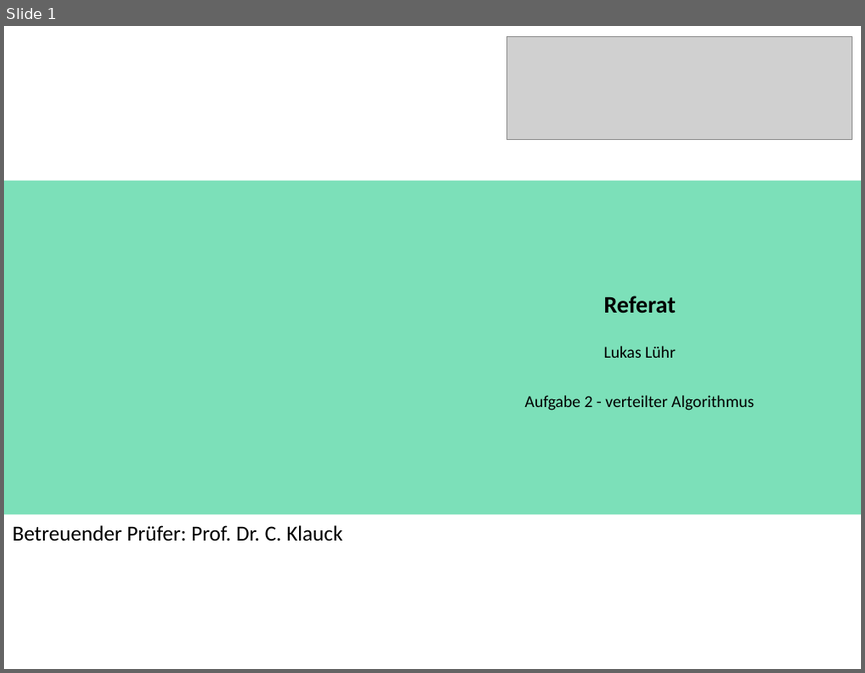
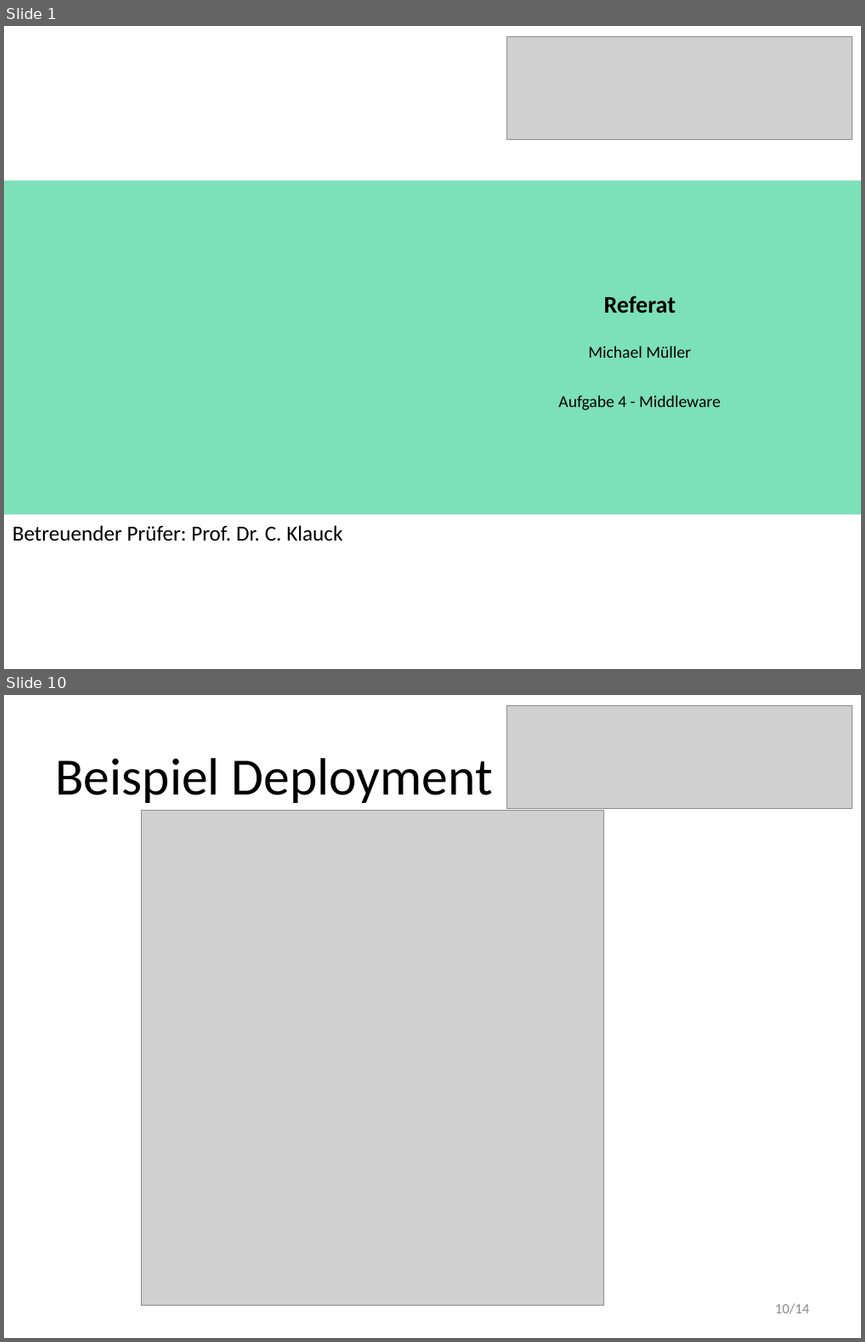
Before and after one commit to HansZimmer5000/TalDerTraenen, a slide deck: A4/VSP4_Mi/Design/Praesentation.pptx. Shown one above the other, each under a label of ours: slide 1 before the commit, slides 1 and 10 after it; the slides between them are not shown. The pictures are 865x673 and 865x1342 pixels, drawn with LibreOffice and Linux fonts; fonts in the diff are those of the drawing; grey boxes stand for pictures. Boxes give left, top, right and bottom in pixels: in the first picture for what was removed or moved away, otherwise in the second. Text is boxed around its words. In the diff, an @@ line names an element or a change of style, - is before the commit and + after.

```diff
--- a/A4/VSP4_Mi/Design/Praesentation.pptx
+++ b/A4/VSP4_Mi/Design/Praesentation.pptx
@@ slide 10 added at bbox=[4, 695, 861, 1338], background #FFFFFF @@
@@ picture added at bbox=[507, 706, 852, 809] @@
@@ title added at bbox=[55, 758, 493, 803], 44 pt, text #000000 @@
+Beispiel Deployment
@@ picture added at bbox=[141, 811, 604, 1305] @@
@@ page number added at bbox=[775, 1303, 809, 1314], 12 pt, text #8C8C8C @@
+10/14
@@ slide 1 changed as well @@
@@ text at bbox=[558, 346, 721, 410]: text changed @@
-Lukas Lühr
-Aufgabe 2 - verteilter Algorithmus
+Michael Müller
+Aufgabe 4 - Middleware
```
Also in this commit, not shown: 3 other slides changed, 8 other slides added, 10 slides removed, 2 other files.
